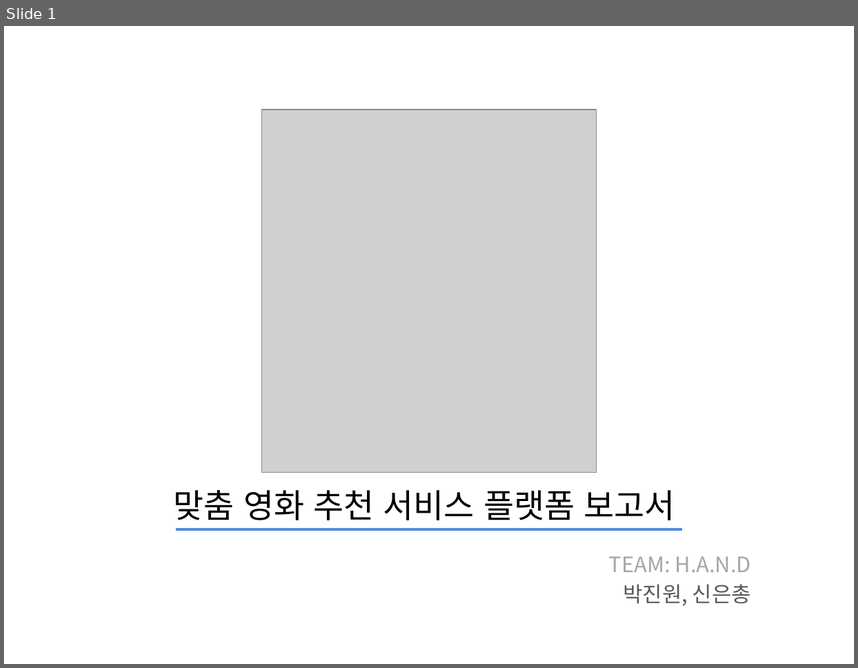
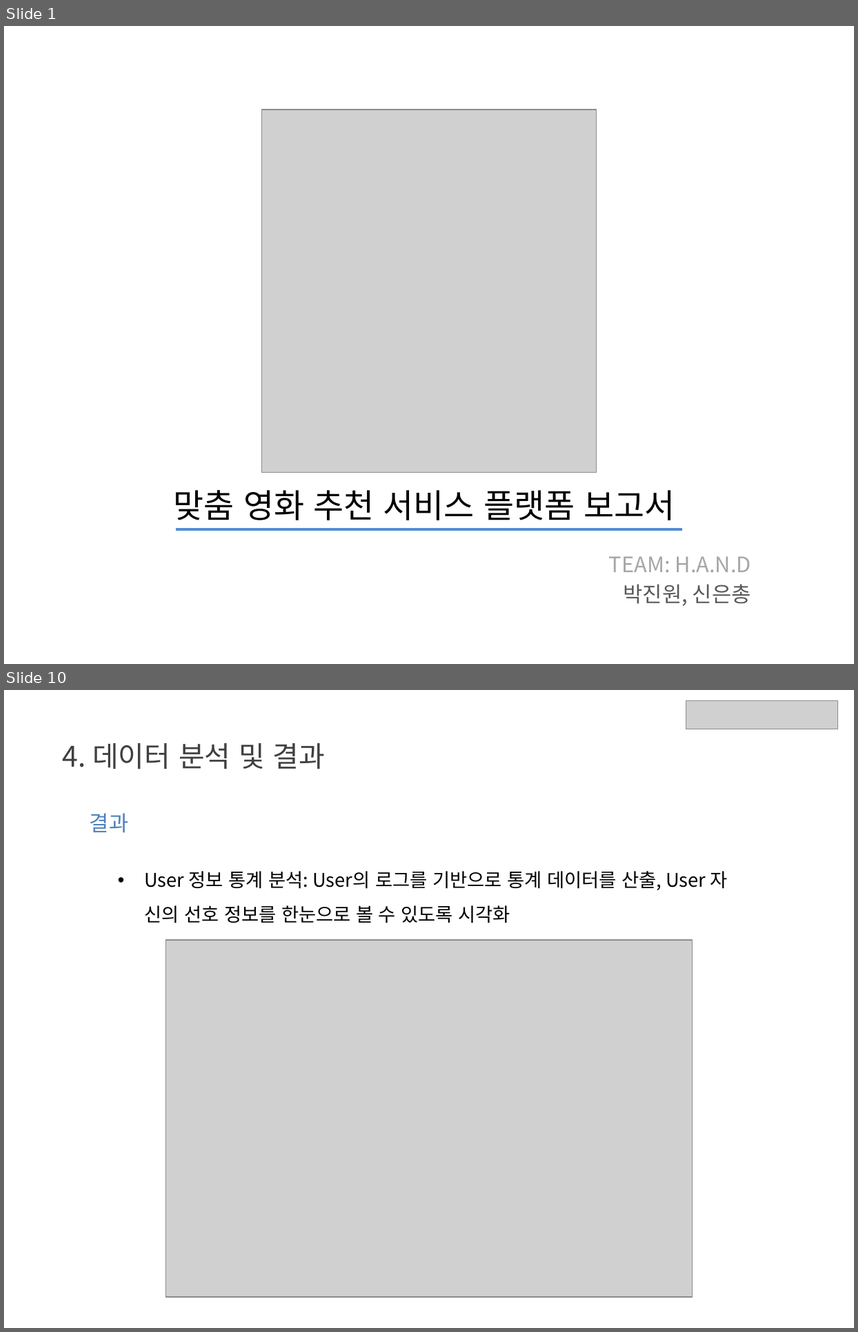
Before and after one commit to chongs02/final_project, a slide deck: DataScience/Documents/결과보고서.pptx. Shown one above the other, each under a label of ours: slide 1 before the commit, slides 1 and 10 after it; the slides between them are not shown. The pictures are 858x668 and 858x1332 pixels, drawn with LibreOffice and Linux fonts; fonts in the diff are those of the drawing; grey boxes stand for pictures. Boxes give left, top, right and bottom in pixels: in the first picture for what was removed or moved away, otherwise in the second. Text is boxed around its words. In the diff, an @@ line names an element or a change of style, - is before the commit and + after.

```diff
--- a/DataScience/Documents/결과보고서.pptx
+++ b/DataScience/Documents/결과보고서.pptx
@@ slide 10 added at <box>4,690,854,1328</box>, background #FFFFFF @@
@@ picture added at <box>686,701,838,729</box> @@
@@ text added at <box>63,743,325,769</box>, 24 pt, text #404040 @@
+4. 데이터 분석 및 결과
@@ text added at <box>90,813,129,833</box>, 18 pt, text #4F81BD @@
+결과
@@ text added at <box>144,871,728,923</box>, 16 pt, text #000000 @@
+• User 정보 통계 분석: User의 로그를 기반으로 통계 데이터를 산출, User 자 신의 선호 정보를 한눈으로 볼 수 있도록 시각화
@@ picture added at <box>165,940,692,1297</box> @@
```
Also in this commit, not shown: 3 slides changed, 8 other slides added, 29 slides removed, 15 other files.
